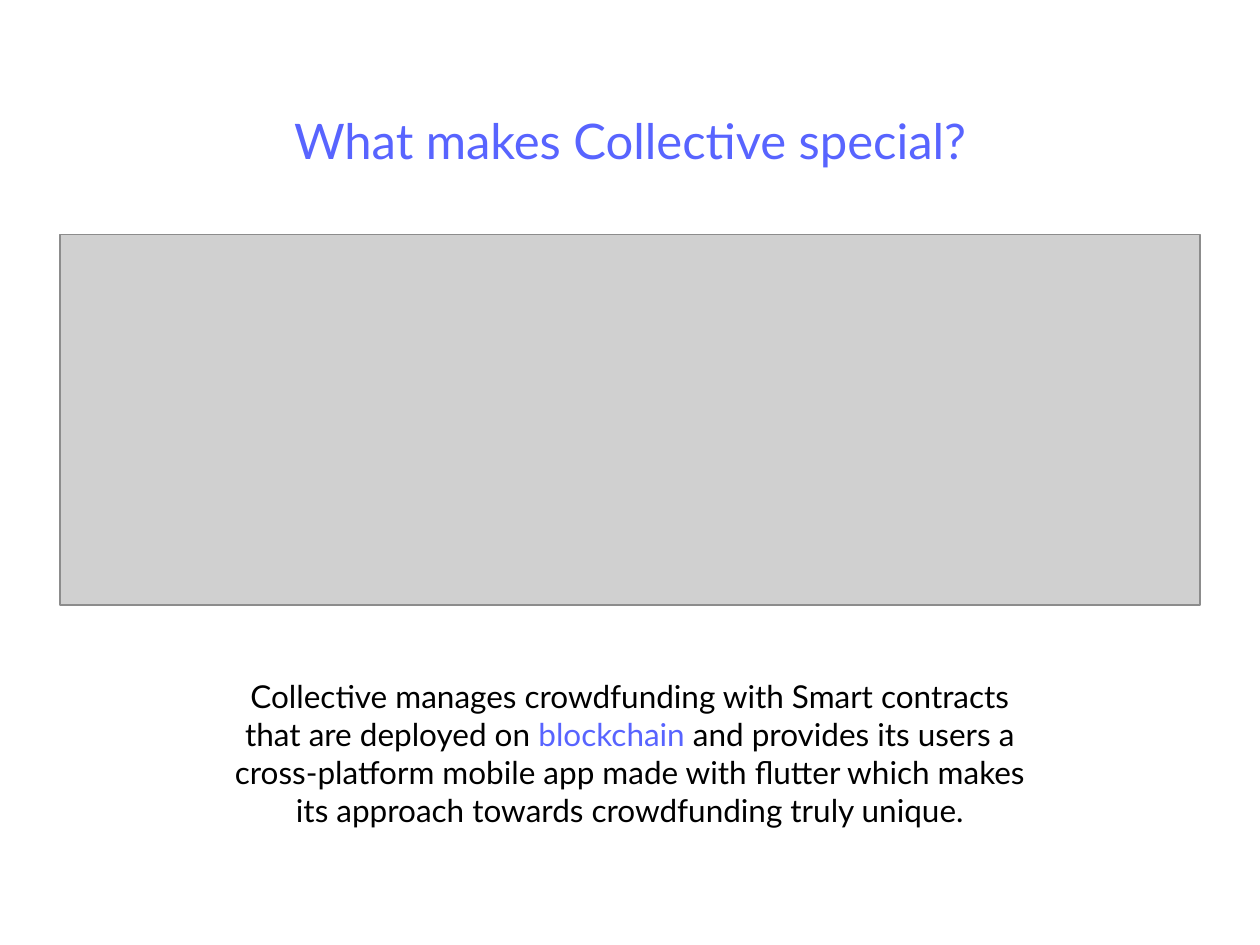
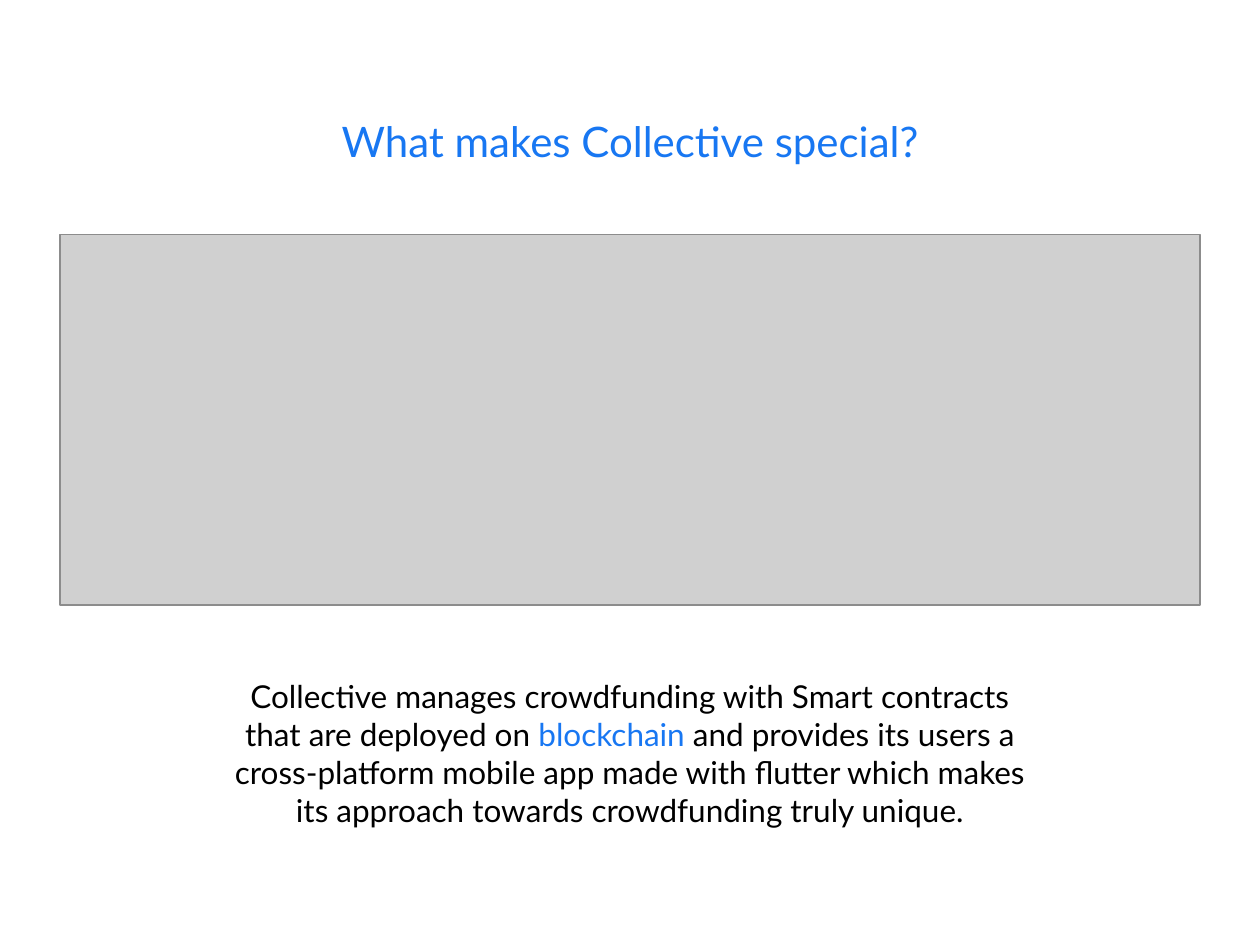
Before and after one commit to sagarparker/Collective, a slide deck: slide 4 of assets/CollectivePitchDeck.ppt (slide 3 before the commit). Drawn at 1260x945 pixels with LibreOffice and Linux fonts; fonts in the diff are those of the drawing; grey boxes stand for pictures. Boxes give left, top, right and bottom in pixels: in the first picture for what was removed or moved away, otherwise in the second. Text is boxed around its words. In the diff, an @@ line names an element or a change of style, - is before the commit and + after.

```diff
--- a/assets/CollectivePitchDeck.ppt
+++ b/assets/CollectivePitchDeck.ppt
@@ title "What makes Collective special?" at (342,126,919,165): size 28 to 24 pt, text colour #5864FF to #1877F2 @@
@@ text "Collective manages crowdfunding with Smart ..." at (235,684,1025,828): text colour #5864FF to #1877F2 in "blockchain" @@
```
Also in this commit, not shown: 3 other slides changed, 3 slides added, 3 slides removed, 2 other files.
